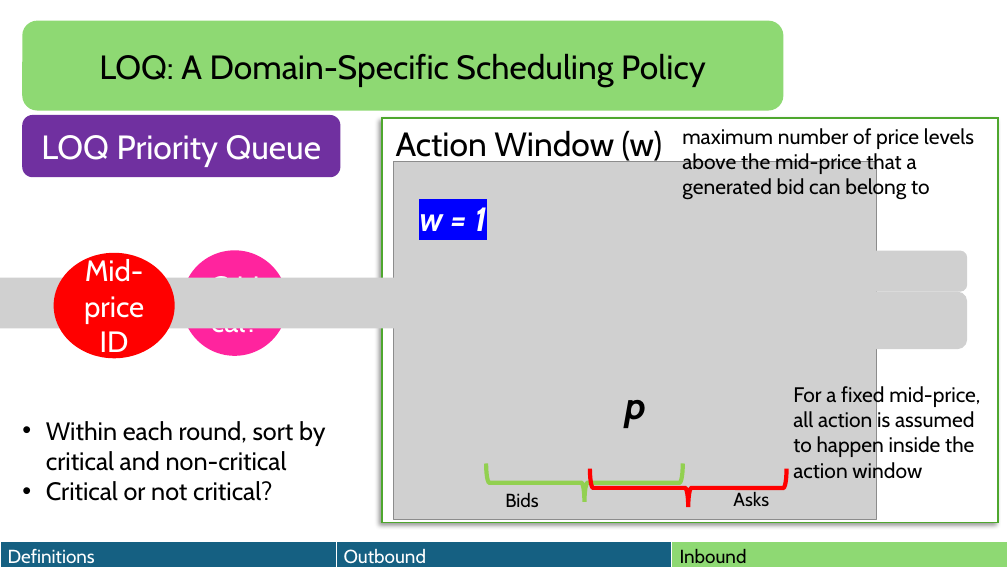
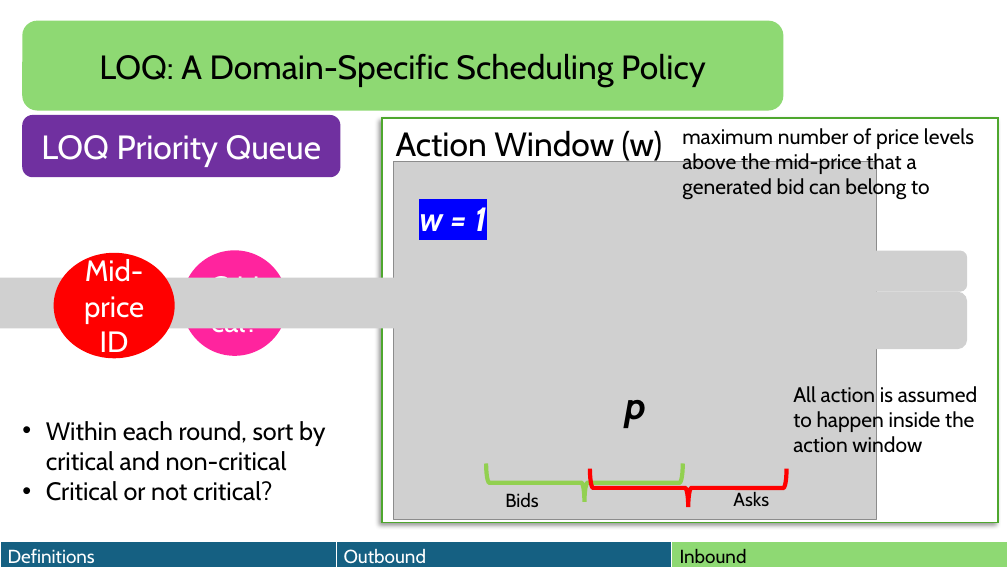
Before and after one commit to HaseebLUMS/Onyx-Presentation, a slide deck: slide 103 of thesis-latency-fairness.pptx. Drawn at 1008x567 pixels with LibreOffice and Linux fonts; fonts in the diff are those of the drawing; grey boxes stand for pictures. Boxes give left, top, right and bottom in pixels: in the first picture for what was removed or moved away, otherwise in the second. Text is boxed around its words. In the diff, an @@ line names an element or a change of style, - is before the commit and + after.

Commit message:
updated presentation

```diff
--- a/thesis-latency-fairness.pptx
+++ b/thesis-latency-fairness.pptx
@@ text at box(793, 386, 977, 459): text changed @@
-For a fixed mid-price, all action is assumed to happen inside the action window
+All action is assumed to happen inside the action window
```
Also in this commit, not shown: 1 other slide changed, 1 slide added.
